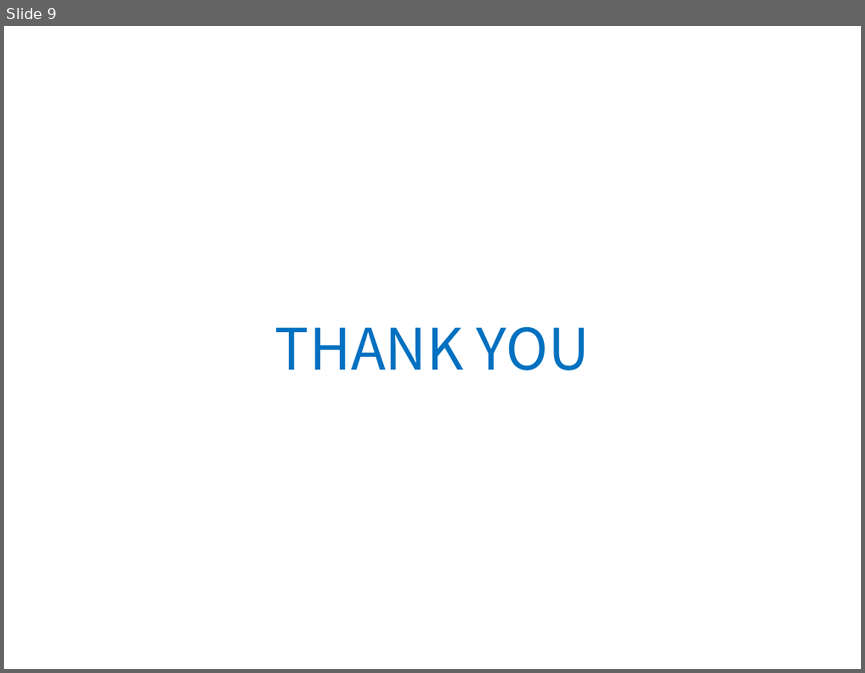
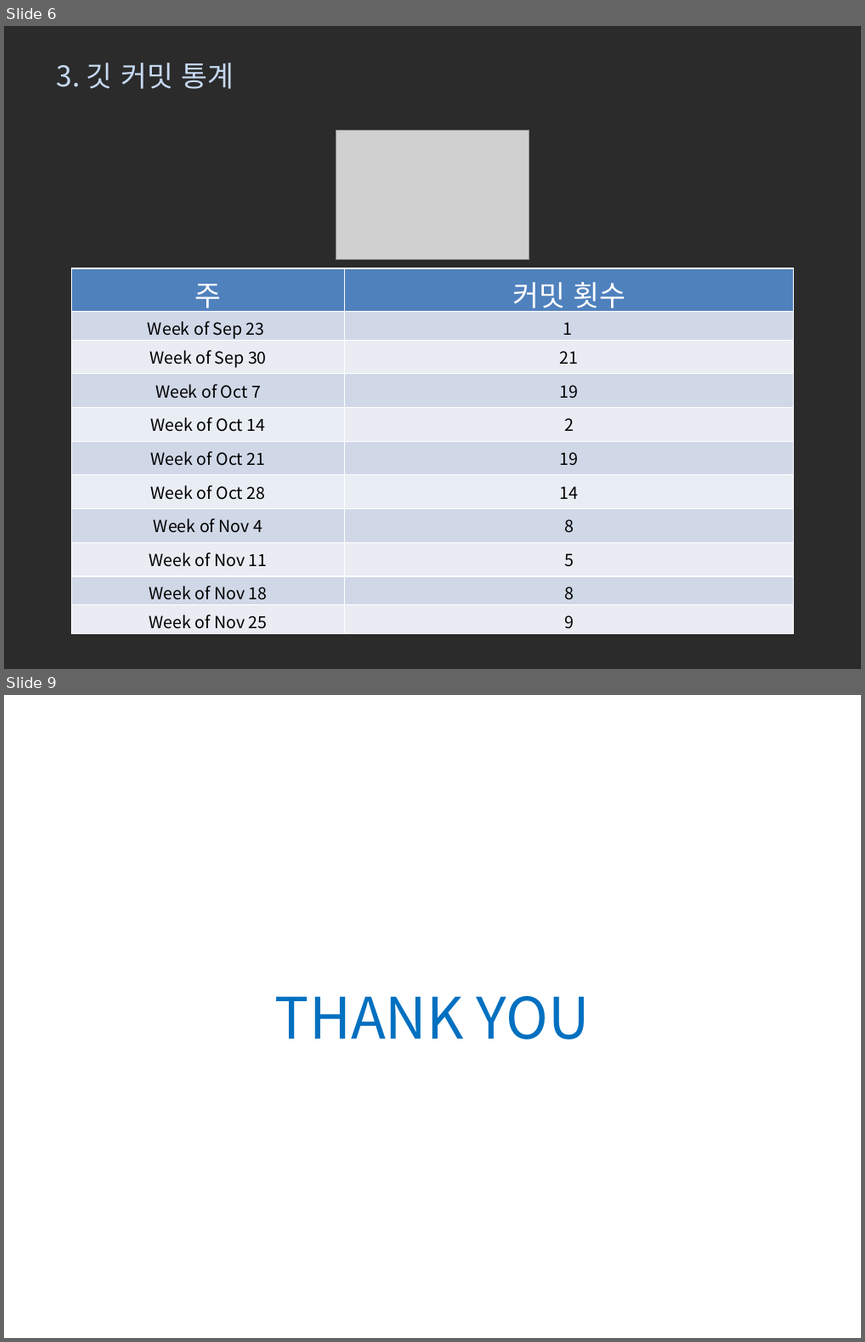
Before and after one commit to baejisoo/2015180018-2DGP, a slide deck: 2015180018_배지수_BROFORCE_최종발표.pptx. Shown one above the other, each under a label of ours: slide 9 before the commit, slides 6 and 9 after it; the slides between them are not shown. The pictures are 865x673 and 865x1342 pixels, drawn with LibreOffice and Linux fonts; fonts in the diff are those of the drawing; grey boxes stand for pictures; background and template pictures are left out; a plain dark background stands for a picture behind light text. Boxes give left, top, right and bottom in pixels: in the first picture for what was removed or moved away, otherwise in the second. Text is boxed around its words. In the diff, an @@ line names an element or a change of style, - is before the commit and + after.

```diff
--- a/2015180018_배지수_BROFORCE_최종발표.pptx
+++ b/2015180018_배지수_BROFORCE_최종발표.pptx
@@ slide 6 added at [4,26,861,669], background picture (left out) @@
@@ text added at [56,63,234,89], 24 pt, text #C6D9F1 @@
+3. 깃 커밋 통계
@@ picture added at [336,131,529,260] @@
@@ table added at [72,268,794,634], 11 rows, 2 columns @@
+주 | 커밋 횟수
+Week of Sep 23 | 1
+Week of Sep 30 | 21
+Week of Oct 7 | 19
+Week of Oct 14 | 2
+Week of Oct 21 | 19
+Week of Oct 28 | 14
+Week of Nov 4 | 8
+Week of Nov 11 | 5
+Week of Nov 18 | 8
+Week of Nov 25 | 9
```
Also in this commit, not shown: 2 slides changed, 2 other slides added, 3 slides removed, 36 other files.
